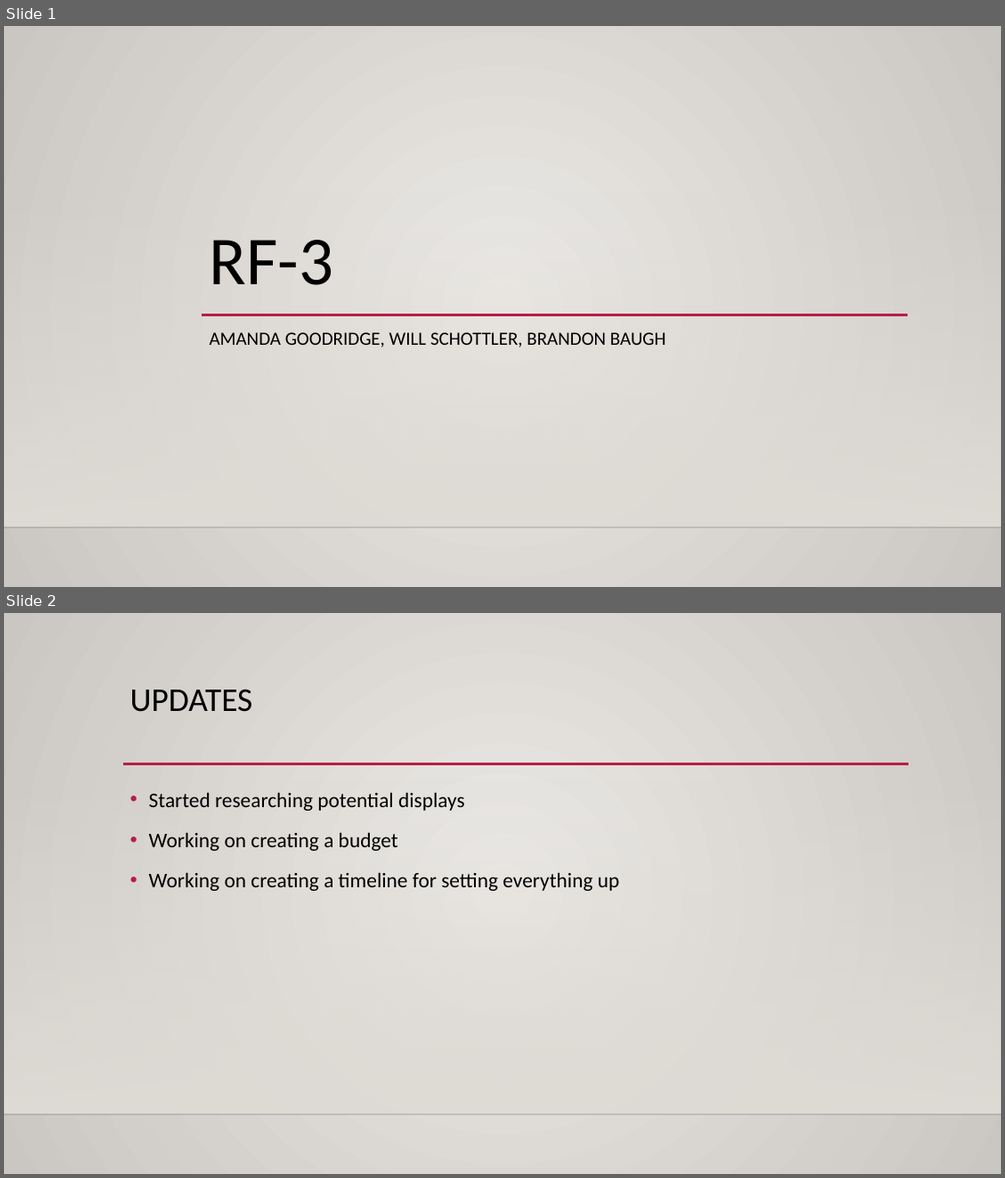
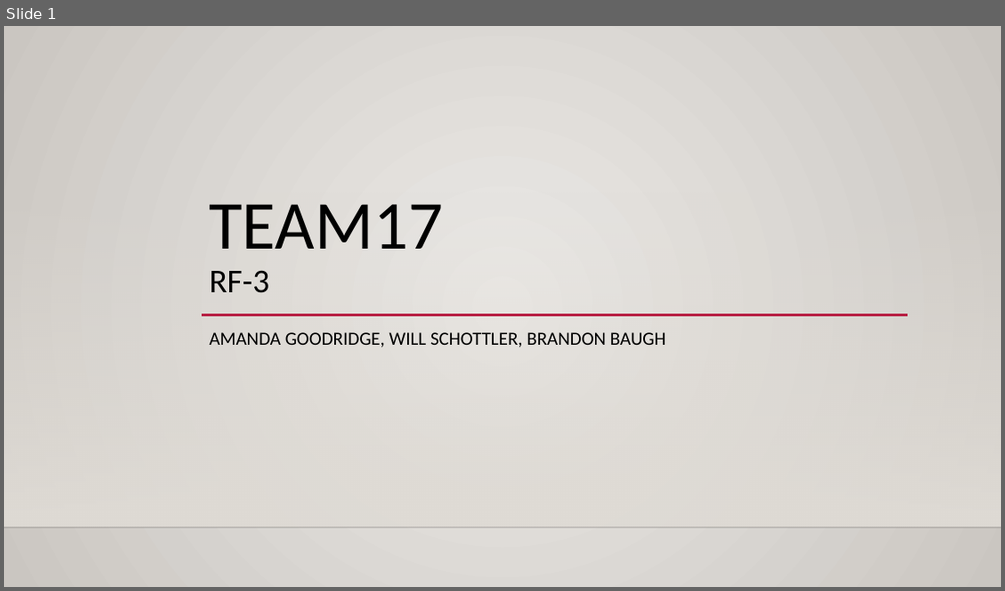
Before and after one commit to IUS-CS/Team17, a slide deck: REPORTS/RF3.pptx. Shown one above the other, each under a label of ours: slides 1 and 2 before the commit, slide 1 after it. The pictures are 1005x1178 and 1005x591 pixels, drawn with LibreOffice and Linux fonts; fonts in the diff are those of the drawing; background and template pictures are left out. Boxes give left, top, right and bottom in pixels: in the first picture for what was removed or moved away, otherwise in the second. Text is boxed around its words. In the diff, an @@ line names an element or a change of style, - is before the commit and + after.

```diff
--- a/REPORTS/RF3.pptx
+++ b/REPORTS/RF3.pptx
@@ slide 2 removed at (x1=4, y1=613, x2=1001, y2=1174), background gradient #ECEAE7 to #CAC7C1; not listed: 2 template elements that a slide beside it also shows @@
@@ title removed at (x1=130, y1=690, x2=253, y2=712) @@
-UPDATES
@@ line removed from (123, 764) to (909, 764) @@
@@ text removed at (x1=149, y1=792, x2=620, y2=891) @@
-• Started researching potential displays
-• Working on creating a budget
-• Working on creating a timeline for setting everything up
@@ slide 1 changed as well @@
@@ title at (x1=210, y1=204, x2=443, y2=293): text changed @@
-RF-3
+TEAM17
+RF-3
```
Also in this commit, not shown: 2 other slides changed, 1 slide added, 2 other slides removed, 3 other files.
